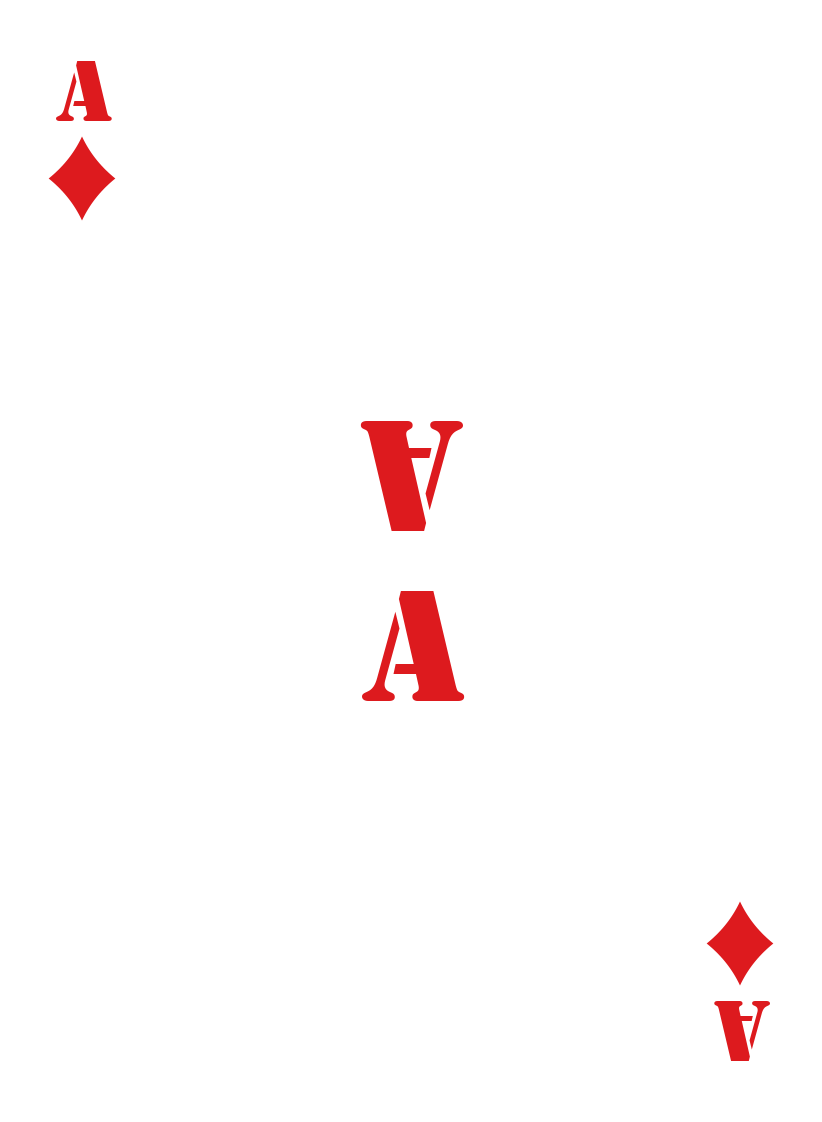
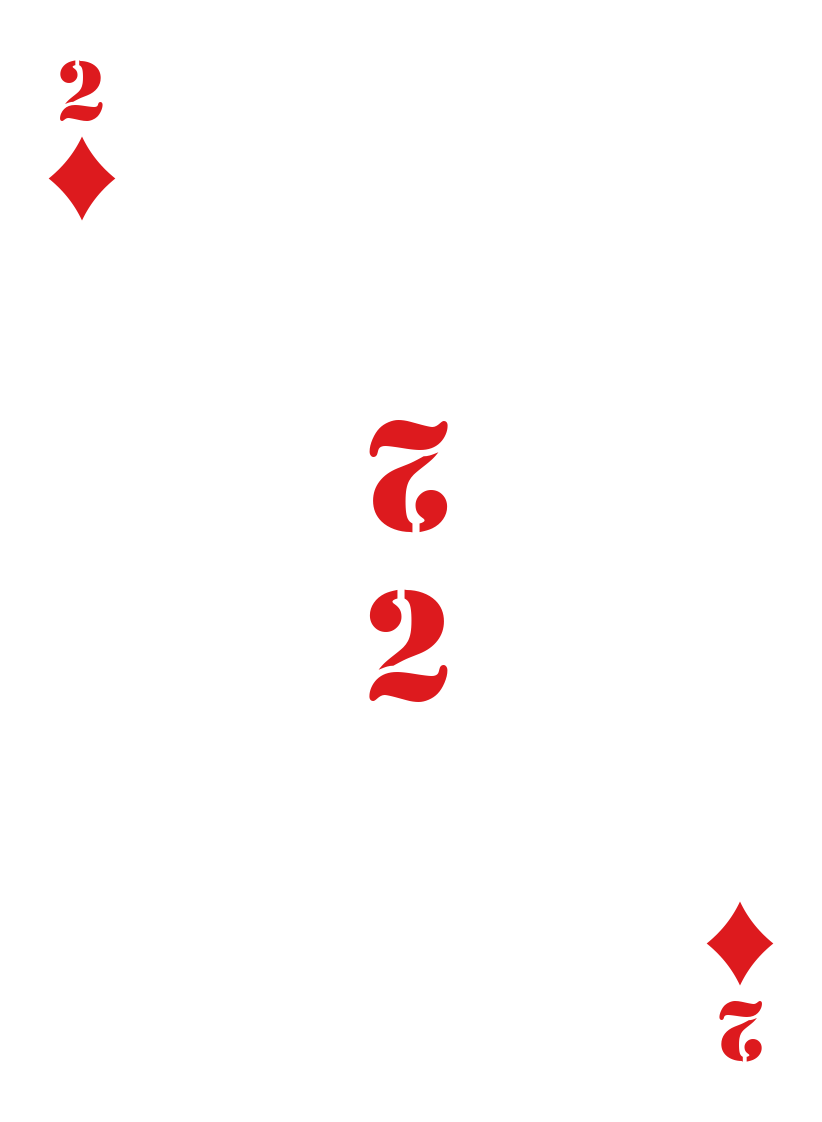
Two versions of the same layered image (822×1122). Layer-by-layer changes:
renamed "a #3" to "2 #3", painted on it over [714, 1001, 770, 1062]
renamed "a" to "2", painted on it over [56, 60, 112, 121]
renamed "a #1" to "2 #1", painted on it over [360, 420, 463, 533]
renamed "a #2" to "2 #2", painted on it over [362, 589, 465, 702]
